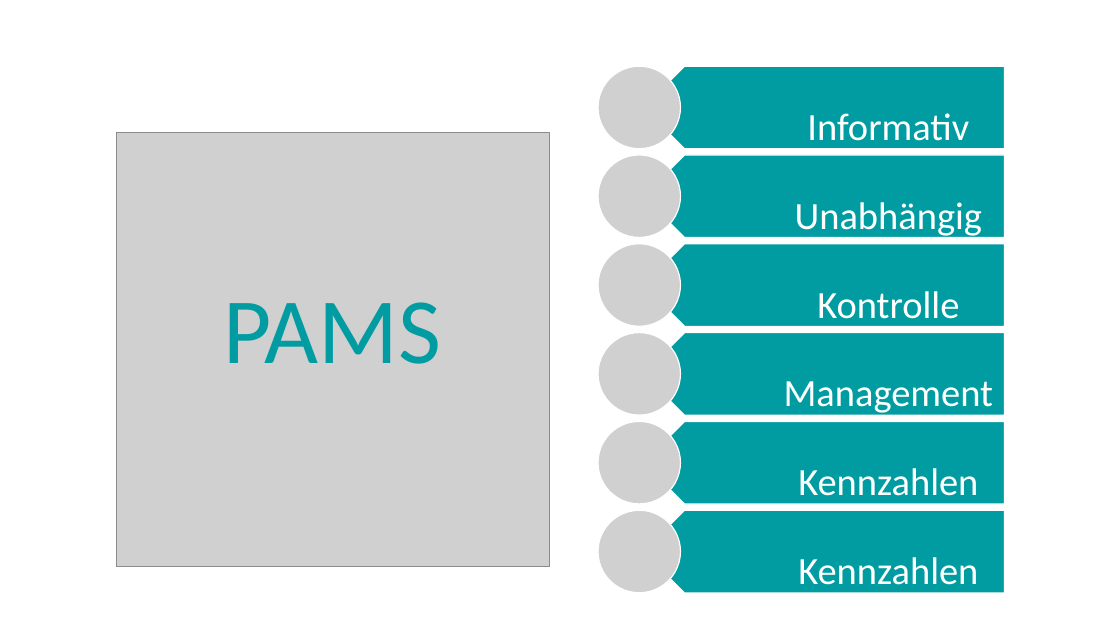
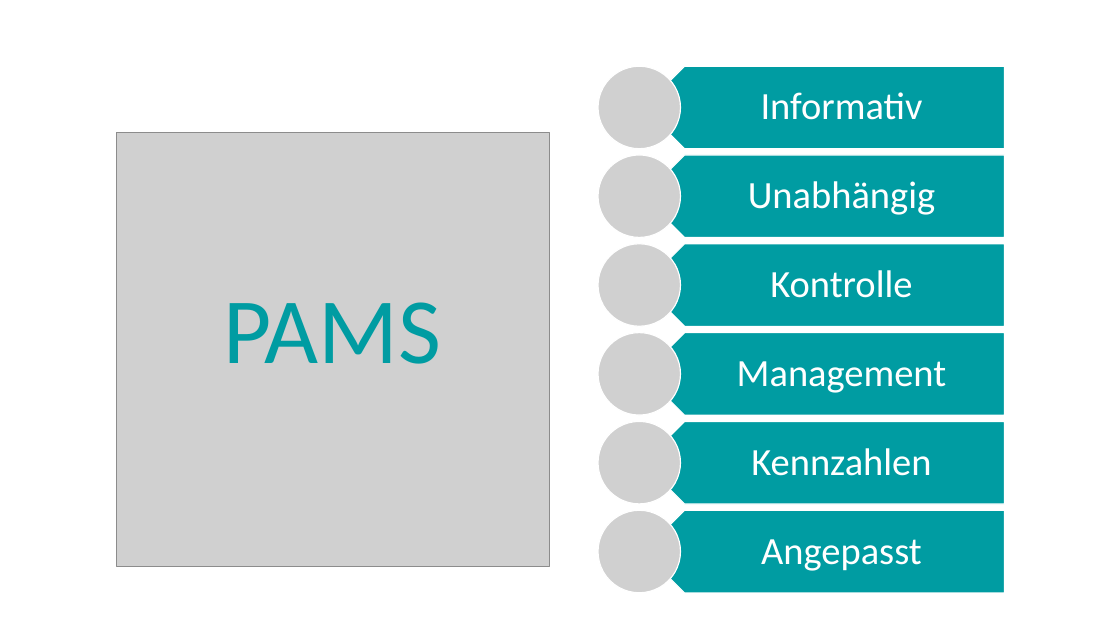
Before and after one commit to Masterarth/PM, a slide deck: slide 6 of documents/projectmanagement/Praesentationen/Abschlusspräsentation_v2.pptx. Drawn at 1120x630 pixels with LibreOffice and Linux fonts; fonts in the diff are those of the drawing; grey boxes stand for pictures. Boxes give left, top, right and bottom in pixels: in the first picture for what was removed or moved away, otherwise in the second. Text is boxed around its words. In the diff, an @@ line names an element or a change of style, - is before the commit and + after.

```diff
--- a/documents/projectmanagement/Praesentationen/Abschlusspräsentation_v2.pptx
+++ b/documents/projectmanagement/Praesentationen/Abschlusspräsentation_v2.pptx
@@ text "Informativ" rewrapped from [807, 113, 969, 150] to [761, 92, 923, 120] @@
@@ text "Unabhängig": place and size @@
-text "Unabhängig" at [795, 202, 982, 239]
+text "Unabhängig" at [748, 181, 935, 215]
@@ text "Kontrolle" rewrapped from [817, 291, 959, 327] to [770, 270, 912, 298] @@
@@ text "Management": place and size @@
-text "Management" at [784, 381, 993, 416]
+text "Management" at [737, 361, 946, 393]
@@ text "Kennzahlen" rewrapped from [798, 468, 978, 505] to [751, 448, 931, 476] @@
@@ text added at [761, 539, 922, 571], 33 pt, text #FFFFFF @@
+Angepasst
@@ text removed at [798, 557, 978, 594] @@
-Kennzahlen
```
Also in this commit, not shown: 3 other slides changed.
